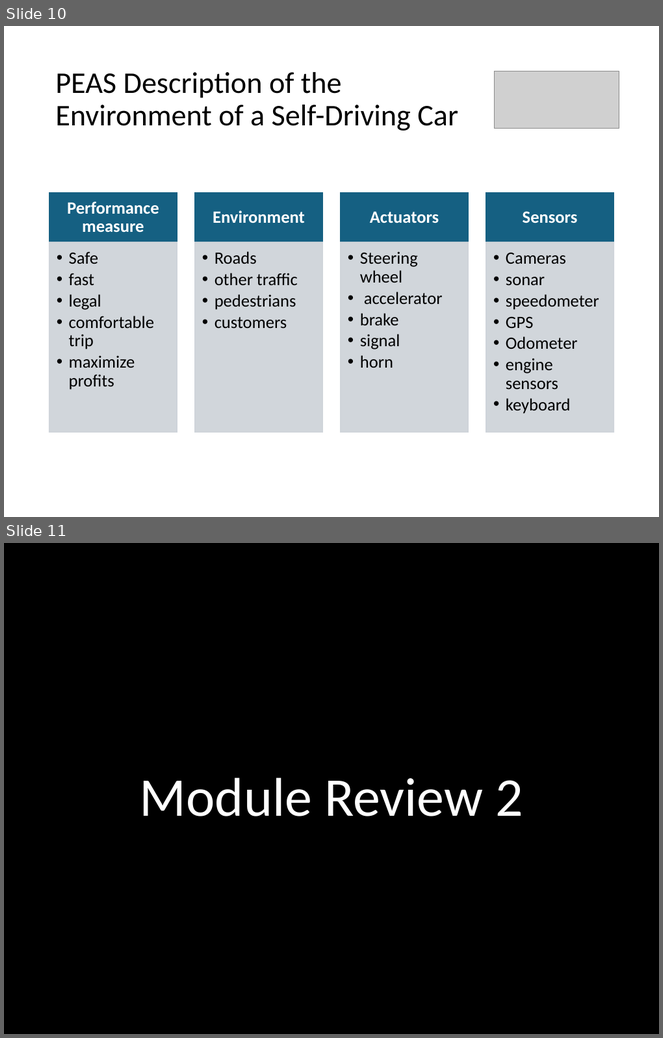
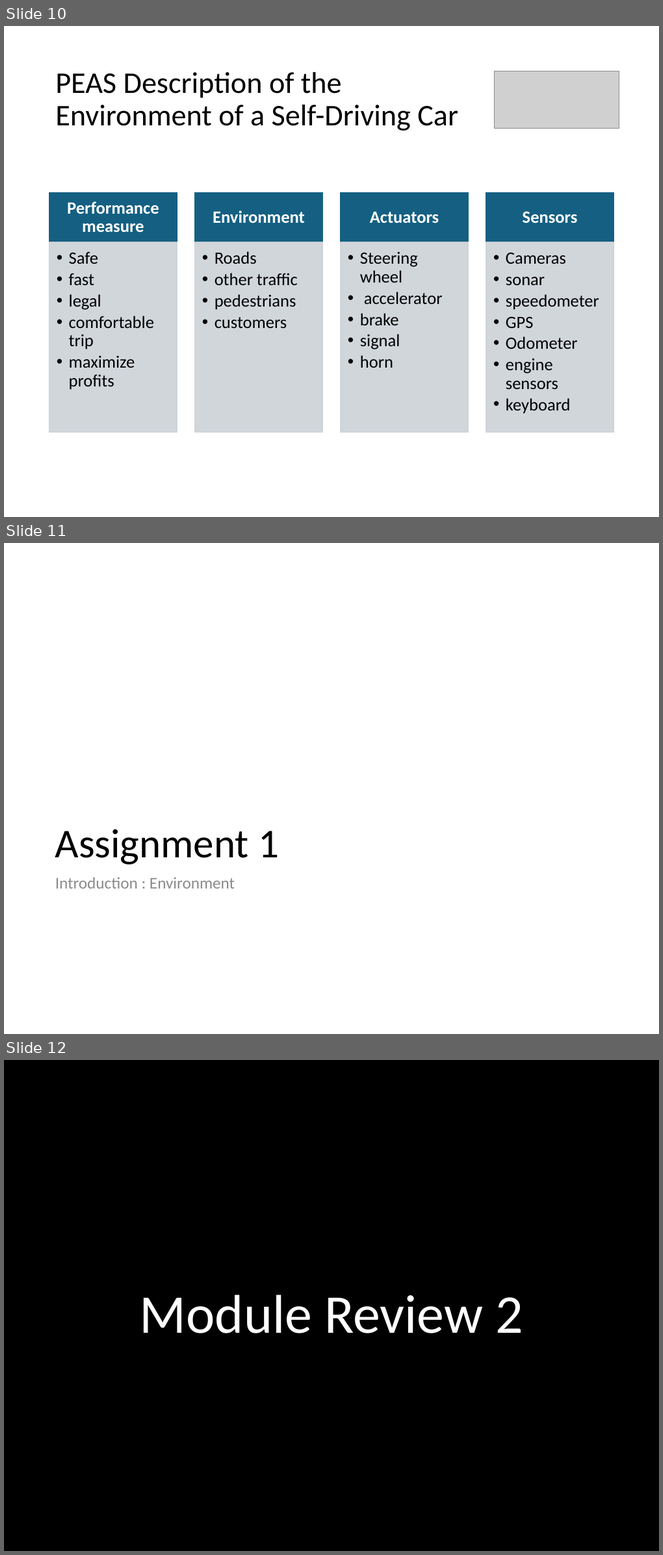
Before and after one commit to mhahsler/CS7320-AI, a slide deck: slides/02_agents_discussion.pptx. Shown one above the other, each under a label of ours: slides 10 and 11 before the commit, slides 10, 11 and 12 after it. The pictures are 663x1038 and 663x1555 pixels, drawn with LibreOffice and Linux fonts; fonts in the diff are those of the drawing; grey boxes stand for pictures; background and template pictures are left out. Boxes give left, top, right and bottom in pixels: in the first picture for what was removed or moved away, otherwise in the second. Text is boxed around its words. In the diff, an @@ line names an element or a change of style, - is before the commit and + after.

Commit message:
added when we talk about assignments.

```diff
--- a/slides/02_agents_discussion.pptx
+++ b/slides/02_agents_discussion.pptx
@@ slide 11 added at box(4, 543, 659, 1034), background #FFFFFF @@
@@ title added at box(55, 829, 279, 865), 45 pt, text #000000 @@
+Assignment 1
@@ text added at box(55, 877, 235, 889), 18 pt, text #8C8C8C @@
+Introduction : Environment
@@ what was slide 11 is now slide 12 @@
```
Also in this commit, not shown: 1 slide changed, 1 other slide added, 1 other file.
